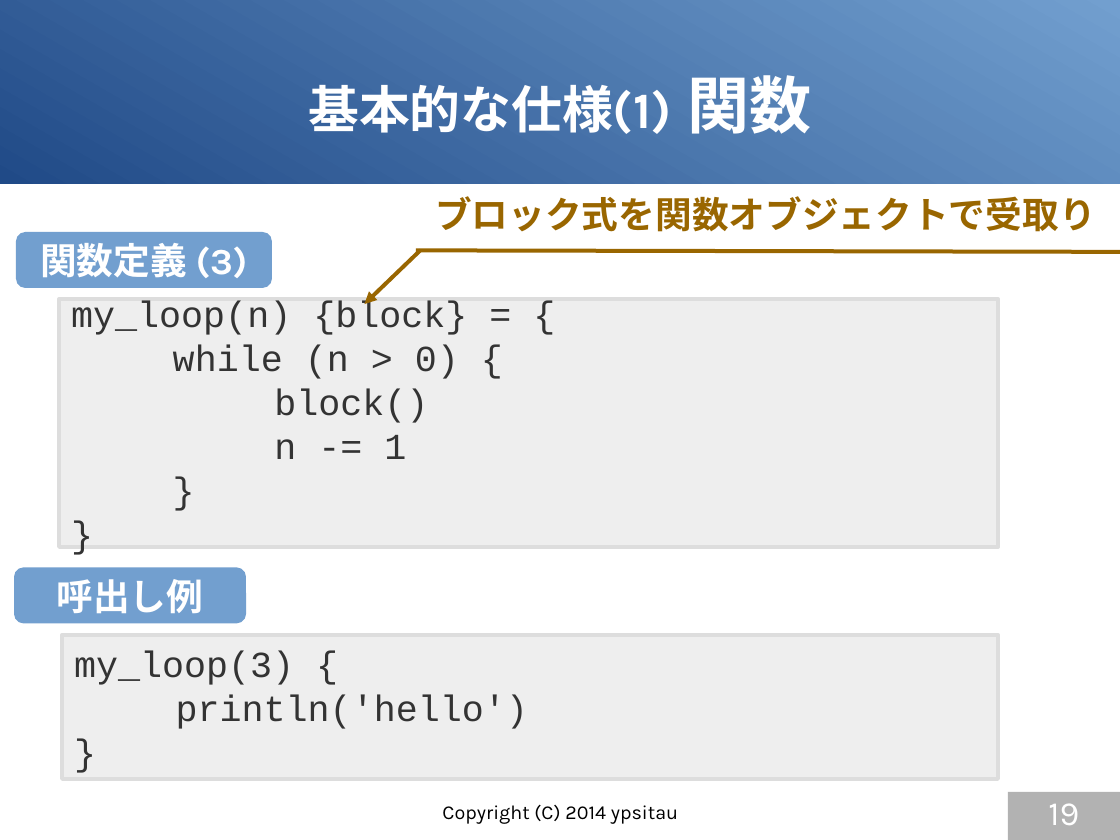
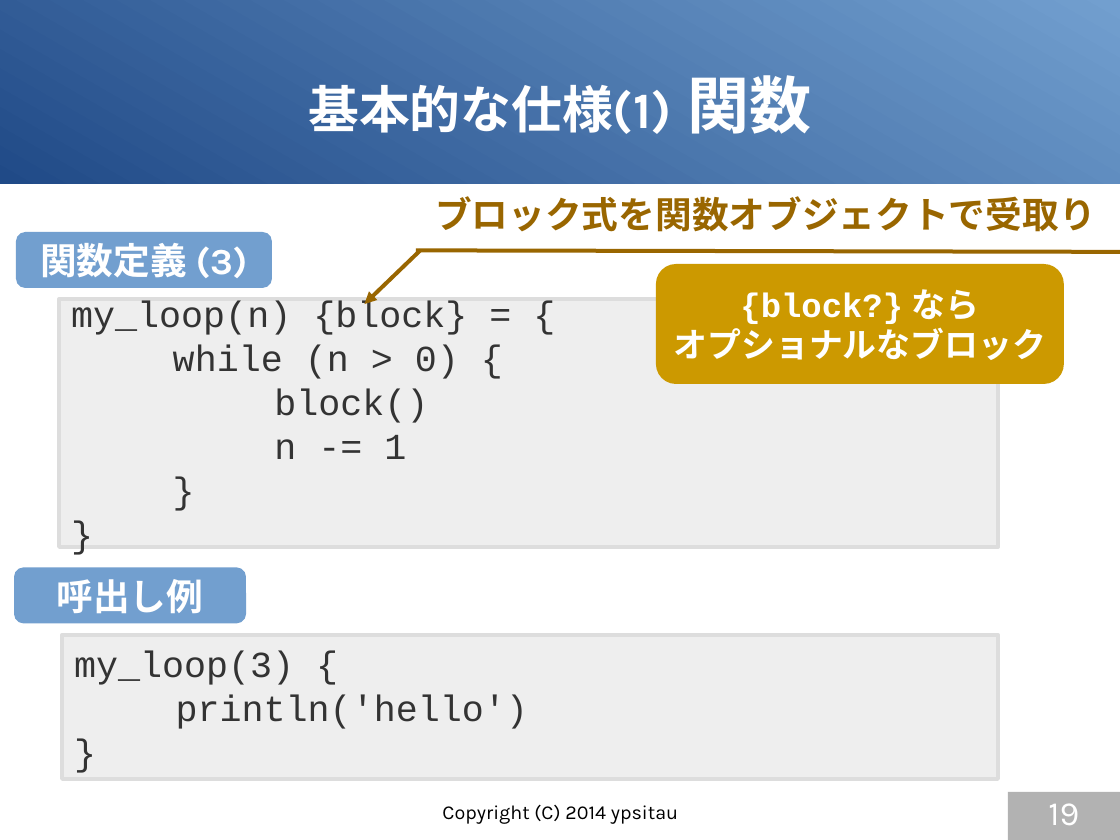
Before and after one commit to gura-lang/gura-doc, a slide deck: slide 19 of presentation/gura-introduction.odp. Drawn at 1120x840 pixels with LibreOffice and Linux fonts; fonts in the diff are those of the drawing. Boxes give left, top, right and bottom in pixels: in the first picture for what was removed or moved away, otherwise in the second. Text is boxed around its words. In the diff, an @@ line names an element or a change of style, - is before the commit and + after.

Commit message:
updated presentation

```diff
--- a/presentation/gura-introduction.odp
+++ b/presentation/gura-introduction.odp
@@ rounded rectangle added at (657, 264, 1065, 384), fill #CC9900, 24 pt, text #FFFFFF, bold @@
+{block?} なら
+オプショナルなブロック
```
Also in this commit, not shown: 1 other slide changed.
